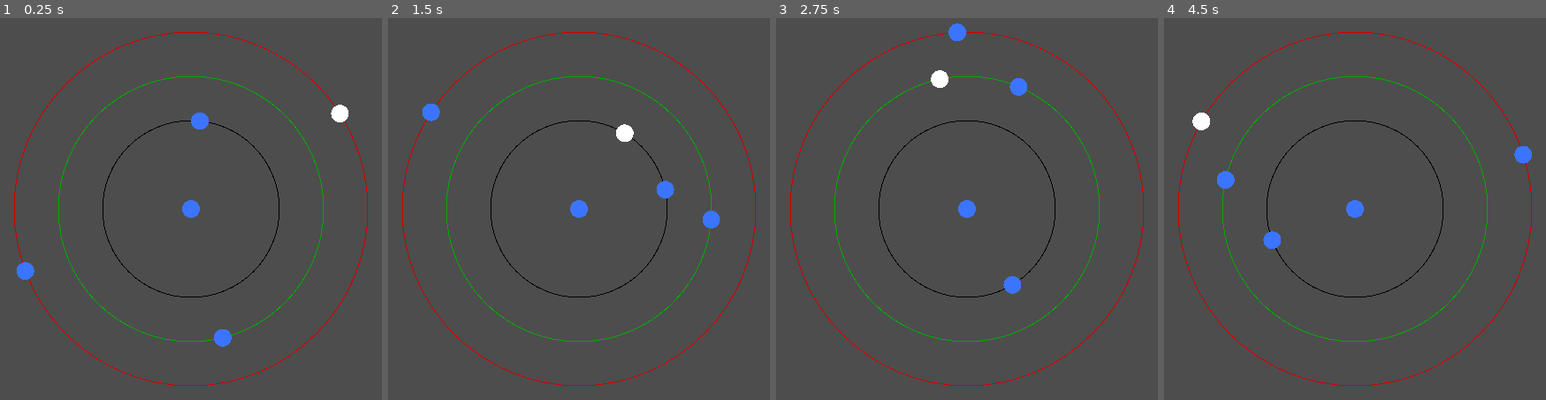
Above: before the commit, frames 1-4 (left to right).
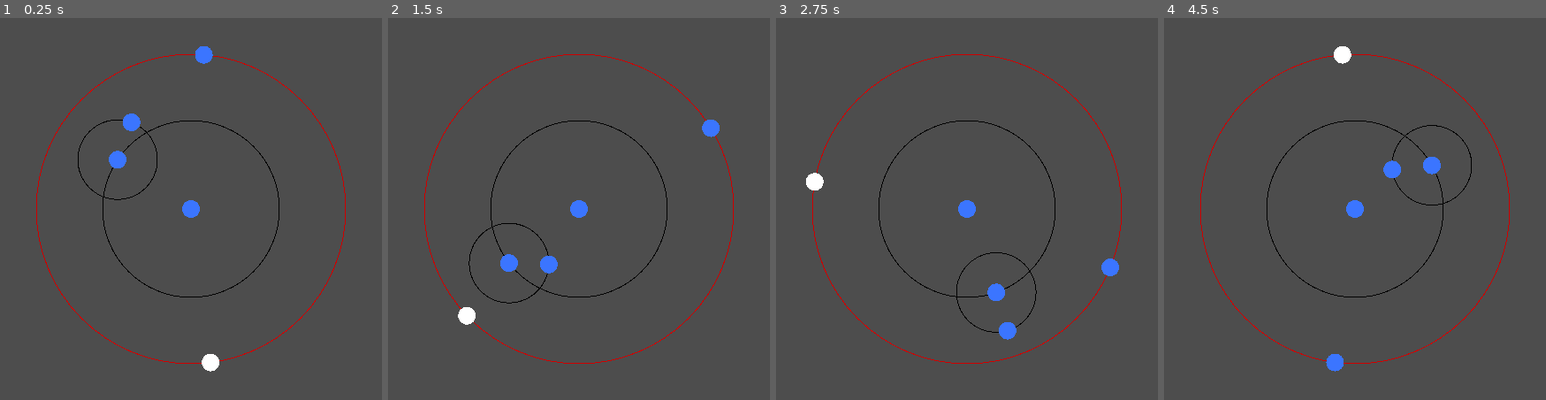
Above: after the commit, the same moments.

Repository: gazzythehag/GameJam2025
Game: Godot game, scene res://scenes/testscene.tscn
Same seed, same stepped clock (60 frames per second), same inputs: the game is played once before the commit and once after it.
Inputs:
- Up to frame 1 (0.25 s): no input
- Up to frame 2 (1.5 s): hold Up (ui_up) 0.53-1.28 s; hold Space (jump) 0.53-1.28 s; hold Down (ui_down) from 1.28 s (still down); tap Space (jump) at 1.35 s
- Up to frame 3 (2.75 s): tap Space (jump) at 1.52, 1.82 s; release Down (ui_down) at 2.03 s; hold Up (ui_up) from 2.03 s (still down); hold Space (jump) from 2.03 s (still down)
- Up to frame 4 (4.5 s): release Space (jump) at 2.78 s; tap Space (jump) at 2.85, 3.02, 3.32, 4.35 s; release Up (ui_up) at 3.53 s; hold Space (jump) 3.53-4.28 s; hold Down (ui_down) from 3.53 s (still down)

The runs differ from the first frame. In frame 1, 3.2% of the frame differs, in the area x 3-97%, y 3-97%; in frame 2, 3.2%; in frame 3, 3.2%; in frame 4, 3.2%.

Commit message:
continued trying to figure out player jumping between orbits

Diff:
--- a/scenes/player.tscn
+++ b/scenes/player.tscn
@@ -5,4 +5,5 @@
 
 [node name="Player" instance=ExtResource("1_42lm8")]
 script = ExtResource("1_pgpta")
+max_distance = null
 centre_colour = Color(1, 1, 1, 1)
--- a/scenes/testscene.tscn
+++ b/scenes/testscene.tscn
@@ -11,32 +11,32 @@
 
 [node name="orbit" parent="moon_center" instance=ExtResource("2_vhqwi")]
 angular_speed = 1.0
+mode = 2
+
+[node name="moon_center" parent="moon_center/orbit" instance=ExtResource("1_qj3mv")]
+position = Vector2(-66.6734, -74.5296)
+loop_progress = -2521.97
+
+[node name="orbit2" parent="moon_center/orbit/moon_center" instance=ExtResource("2_vhqwi")]
+orbit_radius = 45
+angular_speed = 1.0
 mode = 1
 
-[node name="moon_center" parent="moon_center/orbit" instance=ExtResource("1_qj3mv")]
-position = Vector2(-15.0989, -98.8535)
-loop_progress = -3370.78
-
-[node name="orbit2" parent="moon_center" instance=ExtResource("2_vhqwi")]
-orbit_radius = 150
-orbit_colour = Color(0, 0.670588, 0, 1)
-angular_speed = 1.0
-mode = 2
-
-[node name="moon_center" parent="moon_center/orbit2" instance=ExtResource("1_qj3mv")]
-position = Vector2(-0.996799, 149.997)
-loop_progress = 2739.46
+[node name="moon_center" parent="moon_center/orbit/moon_center/orbit2" instance=ExtResource("1_qj3mv")]
+position = Vector2(4.77783, -44.7456)
+loop_progress = -6952.45
 
 [node name="orbit3" parent="moon_center" instance=ExtResource("2_vhqwi")]
-orbit_radius = 200
+orbit_radius = 175
 orbit_colour = Color(0.811765, 0, 0, 1)
 angular_speed = 0.75
 mode = 1
 
 [node name="moon_center" parent="moon_center/orbit3" instance=ExtResource("1_qj3mv")]
-position = Vector2(-171.4, 103.063)
-loop_progress = -2614.83
+position = Vector2(-18.0885, -174.063)
+loop_progress = -6399.32
 
 [node name="Player" parent="moon_center/orbit3" instance=ExtResource("3_xjd0h")]
-position = Vector2(145.789, -136.914)
-loop_progress = -2083.69
+position = Vector2(54.1162, 166.422)
+max_distance = 75.0
+loop_progress = -5868.18
--- a/scripts/player.gd
+++ b/scripts/player.gd
@@ -1,12 +1,15 @@
 @tool
 extends Moon
 
-var rings_in_level: Array:
-	get: return get_tree().get_nodes_in_group("rings")
+@export var max_distance: float # the max distance the node can be from an orbit
+
+var rings_in_level: Array
+var parent_ring: Object
 
 # Called when the node enters the scene tree for the first time.
 func _ready() -> void:
-	pass # Replace with function body.
+	rings_in_level = get_tree().get_nodes_in_group("rings")
+	parent_ring = get_parent()
 
 # Called every frame. 'delta' is the elapsed time since the previous frame.
 func _process(delta: float) -> void:
@@ -17,15 +20,38 @@
 	draw_circle(Vector2(0,0), radius, centre_colour)
 
 func _input(event):
-	if event.is_action_pressed("jump"):
-		jump_orbit()
+	if event.is_action_pressed("ui_up"):
+		jump_orbit_forward()
+	if event.is_action_pressed("ui_down"):
+		jump_orbit_backward()
 
-func jump_orbit():
+func jump_orbit_forward():
+	## i don't like that these two methods are so similar
+	##	but I'm still trying to hash out the details
+	var closest_ring: Object = get_closest_ring()
+	print("Distance between " + str(closest_ring.global_position) + " and " + str(global_position) + " is " + str(global_position.distance_to(closest_ring.global_position)))
+	if closest_ring != parent_ring:
+		reparent(closest_ring)
+		parent_ring = closest_ring
+	#print(parent_ring)
+
+func jump_orbit_backward():
+	var closest_ring: Object = get_closest_ring()
+	reparent(closest_ring)
+	#print(parent_ring)
+
+func get_closest_ring() -> Object:
 	var closest_ring: Object
-	var closest: float = 200000 #temp, just trying to puzzle this out
+	var closest: float = 2000000 #temp, just trying to puzzle this out
 	for ring in rings_in_level:
-		var distance = position.distance_to(ring.get_closest_pos(loop_progress))
-		if distance < closest and ring != get_parent():
-			closest = distance
-			closest_ring = ring
-	reparent(closest_ring)
+		if ring != get_parent():
+			print("player position is " + str(position))
+			var distance = ring.get_closest_pos(loop_progress).distance_to(position)
+			print("closest point is " + str(distance) + " units away")
+			if distance < closest and distance < max_distance:
+				closest = distance
+				closest_ring = ring
+				print("closest ring is " + closest_ring.name)
+			else:
+				closest_ring = get_parent()
+	return closest_ring
--- a/scripts/ring.gd
+++ b/scripts/ring.gd
@@ -47,4 +47,6 @@
 		moon.position = orbit_radius * Vector2(sin(moon.loop_progress), cos(moon.loop_progress))
 
 func get_closest_pos(loop_progress: float) -> Vector2:
-	return orbit_radius * Vector2(sin(loop_progress), cos(loop_progress))
+	var pos = orbit_radius * Vector2(sin(loop_progress), cos(loop_progress))
+	print("returned pos is " + str(pos))
+	return pos
